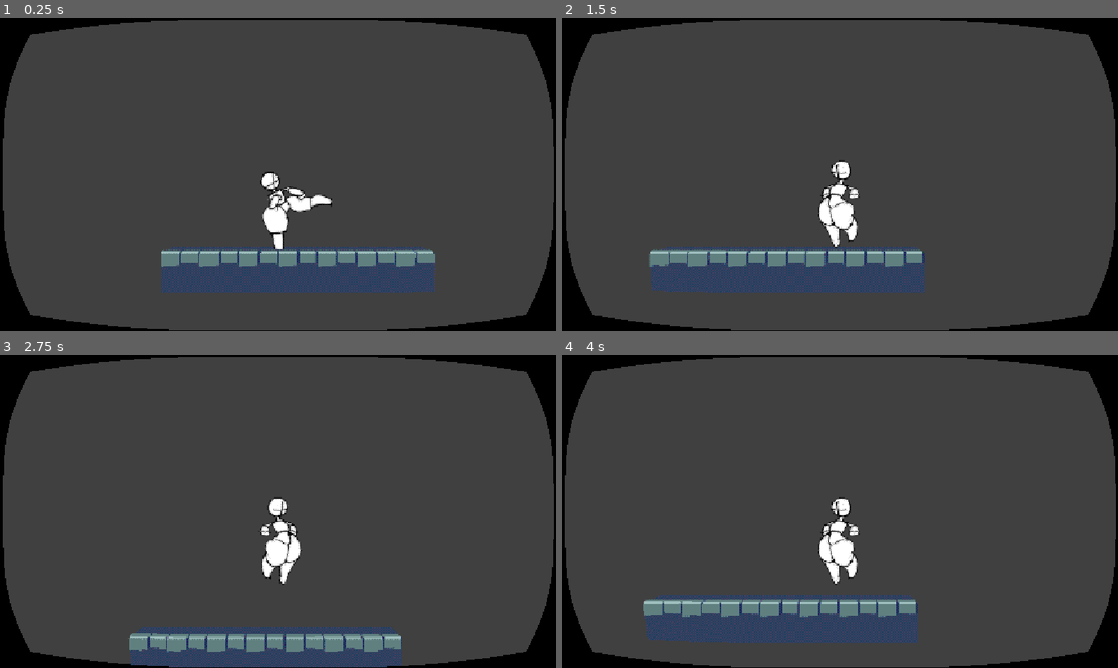
Above: before the commit, frames 1-4 (two rows, left to right).
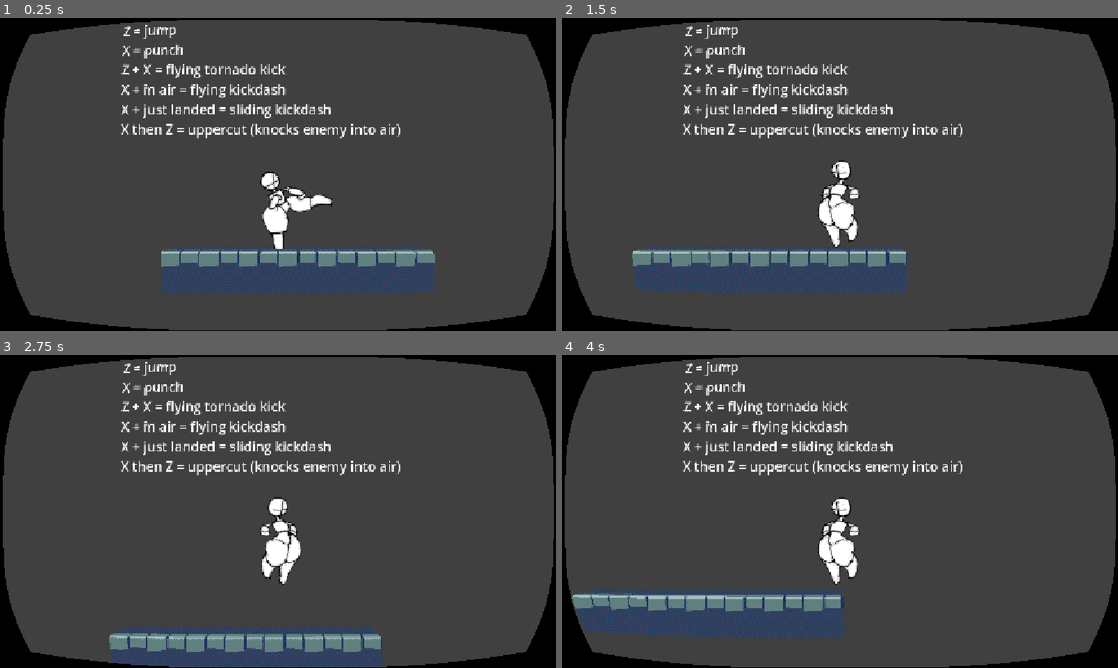
Above: after the commit, the same moments.

Repository: dairycultist/paper-combat
Game: Godot game, scene res://world.tscn
Same seed, same stepped clock (60 frames per second), same inputs: the game is played once before the commit and once after it.
Inputs:
- Up to frame 1 (0.25 s): no input
- Up to frame 2 (1.5 s): hold Right (move_right) 0.53-1.28 s; tap X (attack) at 0.6 s; tap Z (jump) at 0.77, 0.8, 1.07, 1.35 s; hold Left (move_left) from 1.28 s (still down)
- Up to frame 3 (2.75 s): tap Z (jump) at 1.52, 1.82, 2.3 s; tap X (attack) at 1.55, 2.1 s; release Left (move_left) at 2.03 s; hold Right (move_right) from 2.03 s (still down)
- Up to frame 4 (4 s): tap X (attack) at 2.85 s; tap Z (jump) at 3.02, 3.32, 3.6, 3.77 s; release Right (move_right) at 3.53 s; hold Left (move_left) from 3.53 s (still down)

The runs differ from the first frame. In frame 1, 2.6% of the frame differs, in the area x 21-72%, y 2-39%; in frame 2, 4.3%; in frame 3, 4.2%; in frame 4, 9.0%, in the area x 1-72%, y 2-92%.

Commit message:
Flying kickdash

Diff:
--- a/player/player.gd
+++ b/player/player.gd
@@ -4,6 +4,7 @@
 @export var jump_speed : float = 7.0
 @export var run_speed : float = 5.0
 @export var acceleration : float = 10.0
+@export var kickdash_speed_mult : float = 2.5
 
 # timers representing the time since relevant actions
 var jump_t : float
@@ -52,18 +53,18 @@
 	if Input.is_action_just_pressed("attack") and attack_t > 0.35:
 		attack_t = 0.0
 
+		if not is_grounded:
+			velocity.x *= kickdash_speed_mult
+
 	# determine attack
-	if abs(jump_t - attack_t) < 0.1 and attack_t < 0.3 and not is_grounded:
-		anim_to_play = "flying_tornado_kick"
-	elif attack_t < 0.3:
-		anim_to_play = "punch"
-		velocity.x = lerp(velocity.x, 0.0, acceleration * 2.0 * delta)
-
-	# attack = punch
-	# jump + attack = flying tornado kick
-	# attack + airborne = flying kickdash
-	# attack + landing = sliding kickdash
-	# attack then jump = uppercut (knocks enemy into air)
+	if attack_t < 0.3:
+		if abs(jump_t - attack_t) < 0.1 and not is_grounded:
+			anim_to_play = "flying_tornado_kick"
+		elif not is_grounded:
+			anim_to_play = "punch"
+		else:
+			anim_to_play = "punch"
+			velocity.x = lerp(velocity.x, 0.0, acceleration * 2.0 * delta)
 
 	move_and_slide()
 
--- a/world.tscn
+++ b/world.tscn
@@ -203,6 +203,19 @@
 [node name="AnimationPlayer" type="AnimationPlayer" parent="SubViewportContainer/SubViewport/Player" unique_id=287707076]
 libraries/ = SubResource("AnimationLibrary_ic0uy")
 
+[node name="Label" type="Label" parent="SubViewportContainer/SubViewport" unique_id=824954894]
+offset_left = 245.0
+offset_top = -1.0
+offset_right = 961.0
+offset_bottom = 288.0
+theme_override_font_sizes/font_size = 28
+text = "Z = jump
+X = punch
+Z + X = flying tornado kick
+X + in air = flying kickdash
+X + just landed = sliding kickdash
+X then Z = uppercut (knocks enemy into air)"
+
 [node name="OmniLight3D" type="OmniLight3D" parent="." unique_id=897215429]
 transform = Transform3D(1, 0, 0, 0, 1, 0, 0, 0, 1, 0, 1.4578968, 1.2834611)
 light_energy = 16.0
